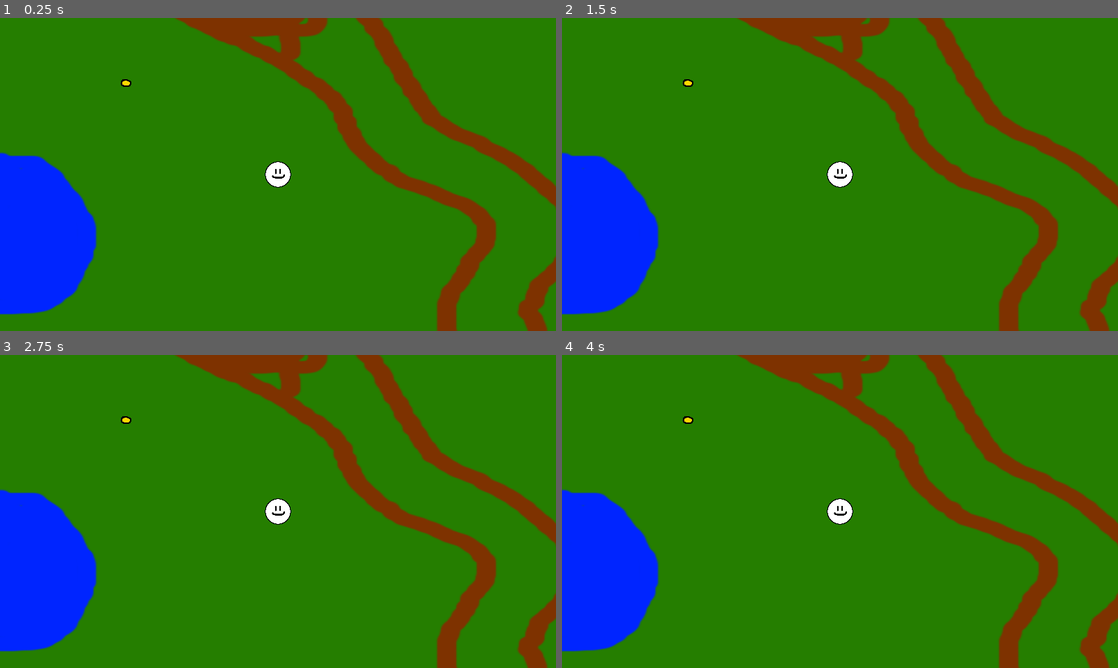
Above: before the commit, frames 1-4 (two rows, left to right).
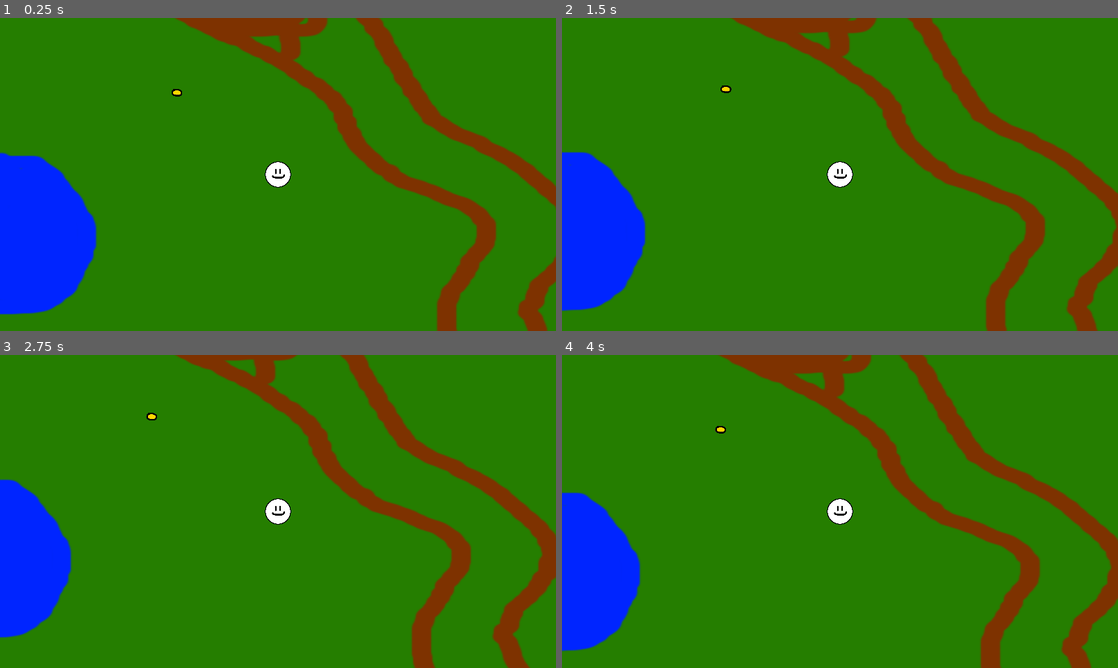
Above: after the commit, the same moments.

Repository: andre1048576/Testing_Land
Game: Godot game, scene res://Scenes/LevelBase.tscn
The game is run twice, just before and just after one commit, with the same random seed, the same clock (stepped at 60 frames per second) and the same inputs. The project has no main scene, so this scene is started directly.
Inputs:
- Up to frame 1 (0.25 s): no input
- Up to frame 2 (1.5 s): tap Enter at 0.5 s; hold Right (ui_right) 0.53-1.28 s; hold Down (ui_down) from 1.28 s (still down)
- Up to frame 3 (2.75 s): release Down (ui_down) at 2.03 s; hold Right (ui_right) from 2.03 s (still down)
- Up to frame 4 (4 s): release Right (ui_right) at 2.78 s; hold Up (ui_up) 2.78-3.53 s; hold Left (ui_left) from 3.53 s (still down)

The runs differ from the first frame. In frame 1, less than 0.1% of the frame differs, in the area x 21-33%, y 19-26%; in frame 2, 9.8%; in frame 3, 14%; in frame 4, 15%, in the area x 0-100%, y 0-100%.
Error before the commit: Parse Error: The export hint isn't a resource type. (res://Scripts/Pickup.gd:9)

Commit message:
added a size class and used it in player and pickup

Diff:
--- a/Scenes/LevelBase.tscn
+++ b/Scenes/LevelBase.tscn
@@ -12,6 +12,9 @@
 scale = Vector2( 4.4125, 2.84333 )
 texture = ExtResource( 3 )
 script = ExtResource( 2 )
+__meta__ = {
+"_edit_lock_": true
+}
 
 [node name="Walls" type="Node2D" parent="Background"]
 
@@ -19,19 +22,27 @@
 position = Vector2( -397.59, -297.852 )
 scale = Vector2( 0.301205, 0.357995 )
 collision_layer = 4
-collision_mask = 3
+collision_mask = 0
 
 [node name="CollisionPolygon2D" type="CollisionPolygon2D" parent="Background/Walls/StaticBody2D"]
 position = Vector2( 632, 1160 )
 scale = Vector2( 3.32483, 2.85233 )
 build_mode = 1
 polygon = PoolVector2Array( 55, -99, 88, -95, 102.837, -74.1791, 116.151, -47.7903, 129, -17, 129, 16, 110.704, 69.0239, 93.4566, 86.2646, 80.7478, 91.5423, -7, 95, -89, 76, -109.279, 62.3387, -120, 45, -121.08, 16.9501, -118, -15, -103.227, -43.92, -77, -67, -17, -92 )
+__meta__ = {
+"_edit_lock_": true
+}
 
 [node name="Pickup" parent="Background" instance=ExtResource( 4 )]
-position = Vector2( -55.5239, -68.5815 )
+position = Vector2( -15.6374, -56.9755 )
 scale = Vector2( 0.120158, 0.191365 )
+offset = Vector2( -0.00317383, 0.00012207 )
+unit = 3
+diameter = 2.0
 
 [node name="Player" parent="." instance=ExtResource( 1 )]
 position = Vector2( 1903, 685 )
+speed = 1
+diameter = 50.0
 
 [connection signal="bounding_box" from="Background" to="Player" method="borders"]
--- a/Scripts/Metric_Size.gd
+++ b/Scripts/Metric_Size.gd
@@ -1,20 +1,43 @@
 class_name Metric_Size
 
+class Size:
+	enum MetricSize {
+		femptometer, #femptometer (10^-15)
+		picometer, #picometer (10^-12)
+		nanometer, #nanometer (10^-9)
+		micrometer, #micrometer (10^-6)
+		millimeter, #millimeter (10^-3)
+		meter, #meter (1)
+		kilometer, #kilometer (10^3)
+		megameter, #megameter (10^6)
+		gigameter, #gigameter (10^9)
+		terameter, #terameter (10^12)
+		pentameter, #pentameter (10^15)
+		exameter, #exameter (10^18)
+		zettameter #zettameter (10^21)
+}
+	var size
 #probably only using nm to km
-enum MetricSize {
-	femptometer, #femptometer (10^-15)
-	picometer, #picometer (10^-12)
-	nanometer, #nanometer (10^-9)
-	micrometer, #micrometer (10^-6)
-	millimeter, #millimeter (10^-3)
-	meter, #meter (1)
-	kilometer, #kilometer (10^3)
-	megameter, #megameter (10^6)
-	gigameter, #gigameter (10^9)
-	terameter, #terameter (10^12)
-	pentameter, #pentameter (10^15)
-	exameter, #exameter (10^18)
-	zettameter #zettameter (10^21)
-}
+	var diameter
+	var unit
 
-var unit = MetricSize.meter
+	func _init(diameter : float,unit):
+		self.diameter = diameter
+		self.unit = unit
+	func get_num():
+		return str(self.diameter) + " " + size_to_string(self.unit)
+	static func size_to_string(unit_value):
+		match unit_value:
+			0: return "femptometer"
+			1: return "picometer"
+			2: return "nanometer"
+			3: return "micrometer"
+			4: return "millimeter"
+			5: return "meter"
+			6: return "kilometer"
+			7: return "megameter"
+			8: return "gigameter"
+			9: return "terameter"
+			10: return "pentameter"
+			11: return "exameter"
+			12: return "zettameter"
--- a/Scripts/Pickup.gd
+++ b/Scripts/Pickup.gd
@@ -1,23 +1,25 @@
 class_name Pickup
 extends Sprite
 
+var SizeClass = load("res://Scripts/Metric_Size.gd").Size
+export(Metric_Size.Size.MetricSize) var unit
+export(float) var diameter
+var curr_size
 
 # Declare member variables here. Examples:
 # var a = 2
 # var b = "text"
 
-export(Metric_Size) var size
-
 # Called when the node enters the scene tree for the first time.
 func _ready():
-	pass # Replace with function body.
+	curr_size = SizeClass.new(diameter,unit)
+	print(curr_size.get_num())
 
 func grabbed():
 	pass
 
 func get_size():
-	pass
-	#return [size,unit]
+	return curr_size.get_num()
 
 # Called every frame. 'delta' is the elapsed time since the previous frame.
 #func _process(delta):
--- a/Scripts/Player.gd
+++ b/Scripts/Player.gd
@@ -1,9 +1,14 @@
 extends KinematicBody2D
 
+var velocity = Vector3.ZERO
+
 export(int) var speed = 5
+var SizeClass = load("res://Scripts/Metric_Size.gd").Size
+export(Metric_Size.Size.MetricSize) var unit
+export(float) var diameter
+var curr_size
 
-var velocity = Vector3.ZERO
-# Called when the node enters the scene tree for the first time.
+
 
 var min_x : int
 var min_y : int
@@ -11,11 +16,12 @@
 var max_y : int
 
 
-
 var ini_size : Vector2
 
 func _ready():
+	curr_size = SizeClass.new(diameter,unit)
 	ini_size = scale
+	print(curr_size.get_num())
 
 func borders(max_left,max_top,max_right,max_bottom):
 	min_x = max_left
